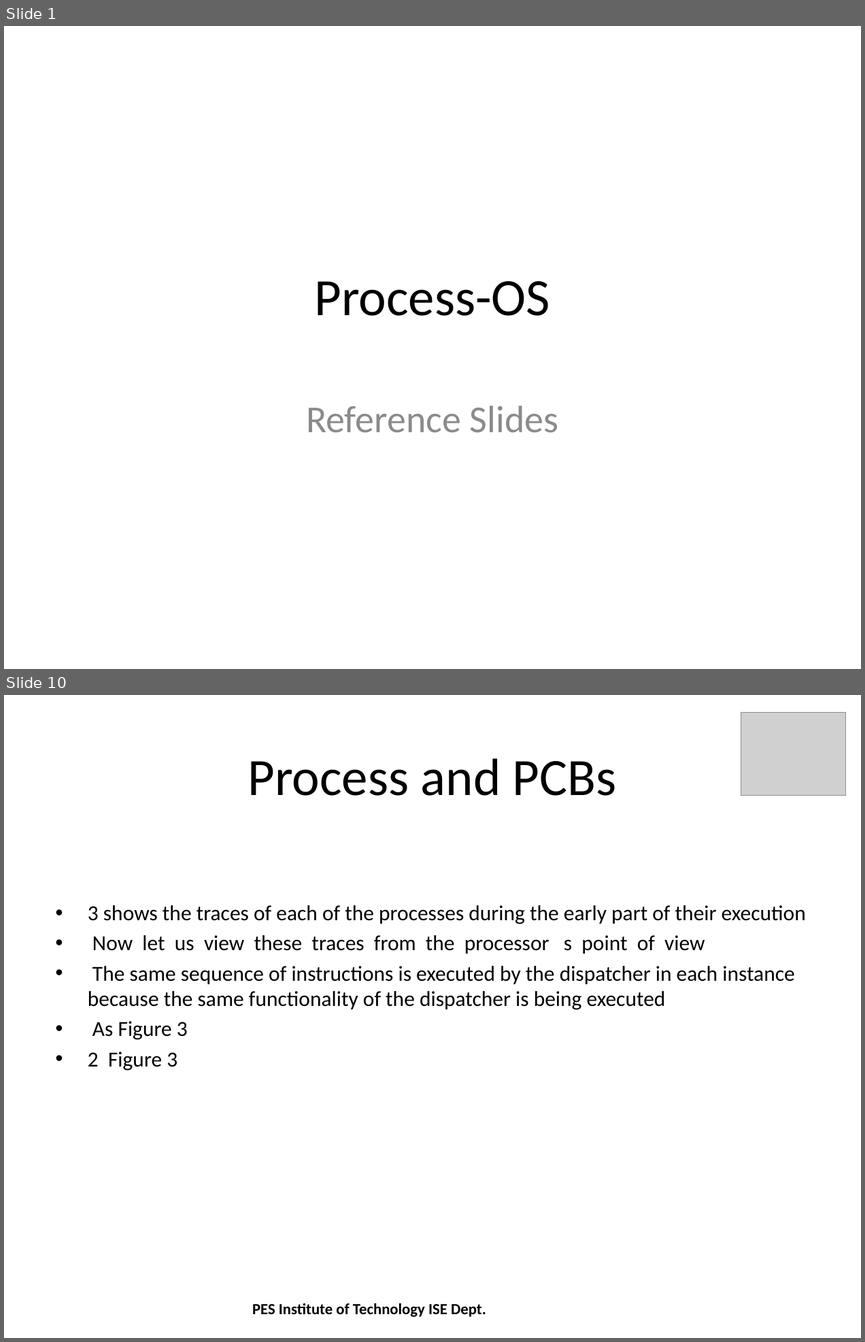
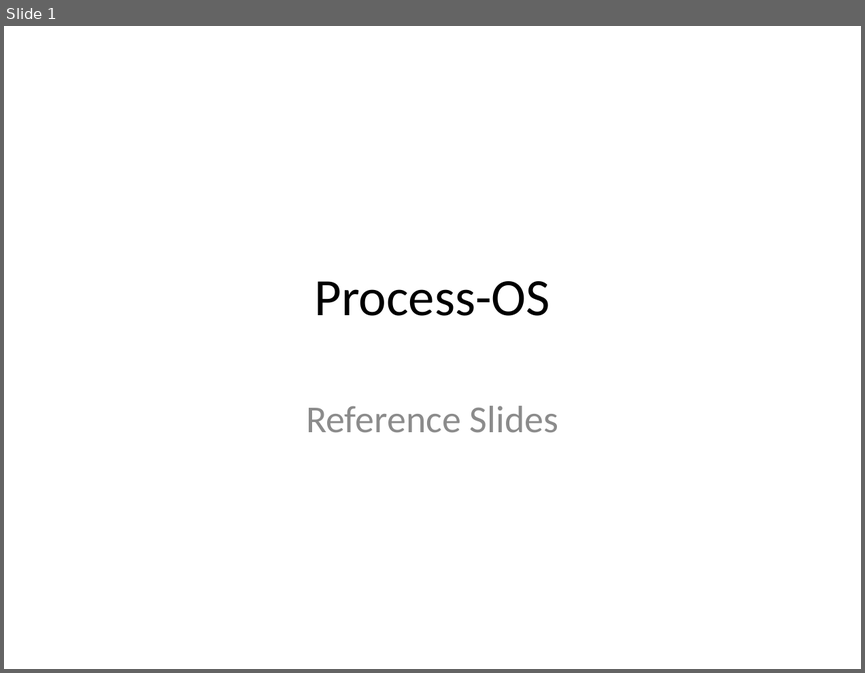
Before and after one commit to shreyasrkarthik/AutomaticSlidesGeneration, a slide deck: prototype/src/process.pptx. Shown one above the other, each under a label of ours: slides 1 and 10 before the commit, slide 1 after it; the slides between them are not shown. The pictures are 865x1342 and 865x673 pixels, drawn with LibreOffice and Linux fonts; fonts in the diff are those of the drawing; grey boxes stand for pictures. Boxes give left, top, right and bottom in pixels: in the first picture for what was removed or moved away, otherwise in the second. Text is boxed around its words. In the diff, an @@ line names an element or a change of style, - is before the commit and + after.

Commit message:
Using Keywords as title for individual slides

```diff
--- a/prototype/src/process.pptx
+++ b/prototype/src/process.pptx
@@ slide 10 removed at box(4, 695, 861, 1338), background #FFFFFF @@
@@ picture removed at box(741, 712, 845, 795) @@
@@ title removed at box(247, 758, 617, 796) @@
-Process and PCBs
@@ text removed at box(88, 905, 806, 1070) @@
-• 3 shows the traces of each of the processes during the early part of their execution
-• Now let us view these traces from the processor s point of view
-• The same sequence of instructions is executed by the dispatcher in each instance because the same functionality of the dispatcher is being executed
-• As Figure 3
-• 2 Figure 3
@@ text removed at box(252, 1303, 486, 1317) @@
-PES Institute of Technology ISE Dept.
```
Also in this commit, not shown: 6 slides changed, 18 other slides removed, 1 other file.
